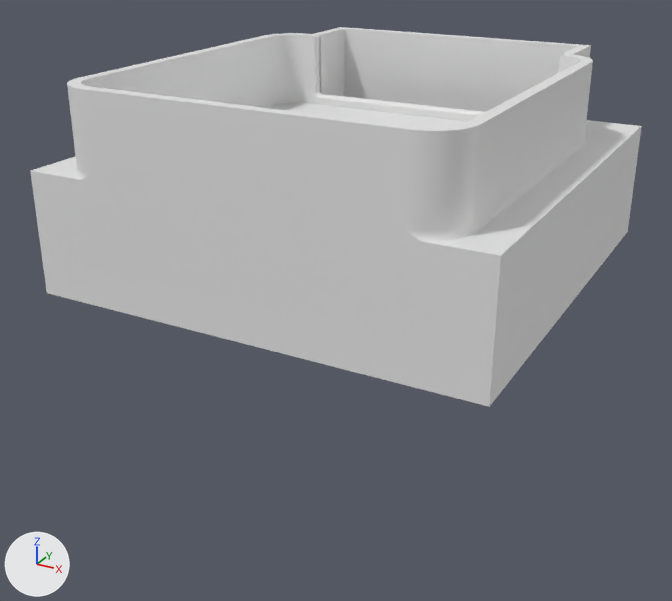
One commit to the Blender file dobot_support/blender/db_hold_v2.blend: the scene before it, then after it.
Both versions are drawn from a camera (50 mm lens) standing at (186.0, -347.0, 108.0) and looking at (-5.0, 0.0, -66.0). The axes (+X, +Y, +Z) are drawn at lower left. The lights are the same throughout. Mesh edges are drawn as thin lines on the coarser meshes.

The first picture shows 'base', 'height'.
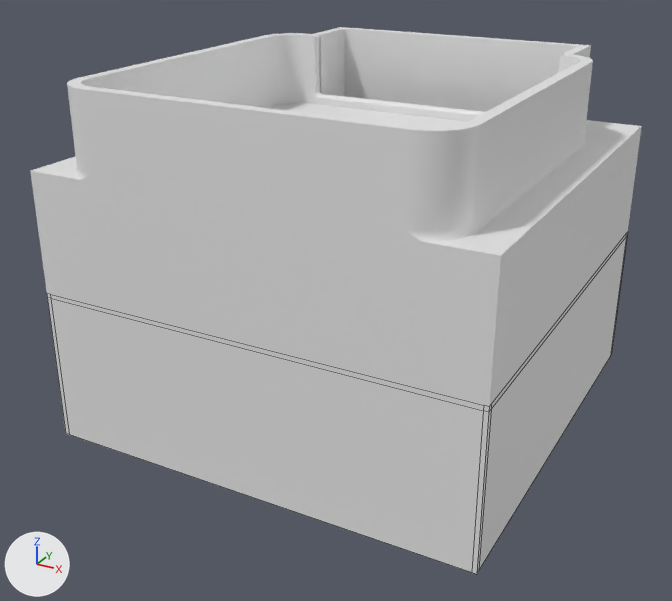
The change, as JSON lines over the scene's bpy script:
```json
{"op": "add", "block": "me_cube", "code": ["me_cube = bpy.data.meshes.new('Cube')", "me_cube.from_pydata(...)  # 56 vertices, 54 faces, 2 loose edges; spans x -100.0..100.0, y -84.0..116.0, z -120.0..-45.0"]}
{"op": "add", "block": "ob_extension", "code": ["ob_extension = bpy.data.objects.new('extension', me_cube)", "ob_extension.location = (0.0, 0.0, 0.0)"]}
```

Boxes [x1, y1, x2, y2] around the edits, measured in the pictures (672 x 601 px):
```json
{"object": "extension", "change": "added", "after": [47, 232, 628, 574]}
```
